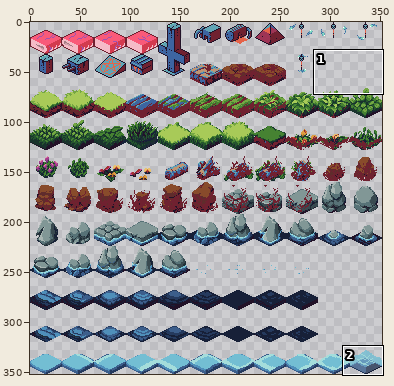
One commit to this sprite sheet: assets/tileset_terrain.png. Above, an overview of the earlier version with the close-up marked.
Close-up. As it was:
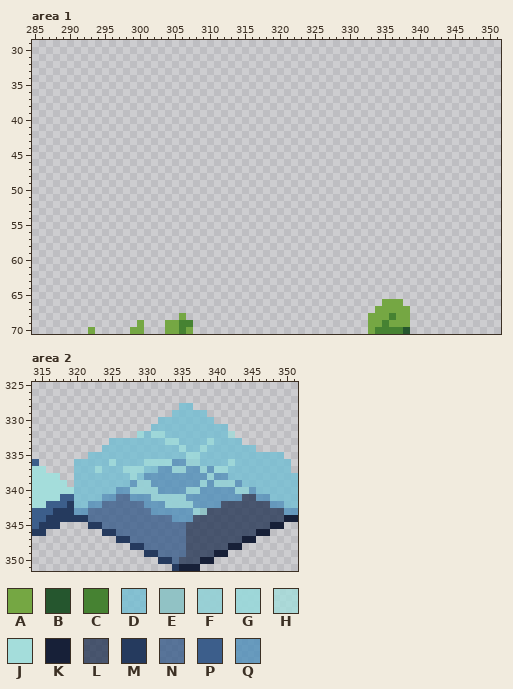
The file is 352x352 pixels. Shown: area 1: x 285..351, y 29..70; area 2: x 314..351, y 325..351. The commit also changed other parts of the picture, which this record leaves out.
Palette (. is transparent): A #75a743  B #25562e  C #468232  D #73bed3cd  E #8fc2c5f5  F #96d0d5f5  G #9cd7d9f5  H #a4dddbcd  J #a4dddb  K #172038  L #293957cd  M #253a5e  N #3c5e8bcd  P #3c5e8b  Q #4f8fbacd
New version:
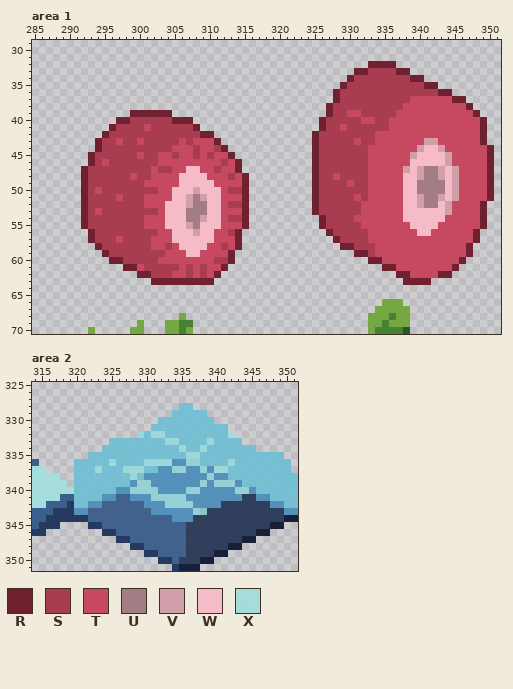
Colours new in this view: R #702130  S #a83d52  T #c74861  U #a37c84  V #d19fa9  W #f5bbc7  X #a4dddbf5
What changed:
colour D: #73bed3cd -> #73bed3f5
colour E: #8fc2c5f5 -> #8fc2c5
colour F: #96d0d5f5 -> #96d0d5
colour G: #9cd7d9f5 -> #9cd7d9
colour L: #293957cd -> #293957f5
colour N: #3c5e8bcd -> #3c5e8bf5
colour Q: #4f8fbacd -> #4f8fbaf5
Changed rows in their new state; - is a pixel that keeps its letter.
Area 1:
first column x 292:
32 -----------------------------------------RRRR--------------
33 ---------------------------------------RRSSSSRR------------
34 --------------------------------------RSSSSSSSSRR----------
35 -------------------------------------RSSSSSSSSSSSRR--------
36 ------------------------------------RSSSSSSSSSSSSSSRR------
37 ------------------------------------RSSSSSSSSSSTTTTTTRR----
38 -----------------------------------RSSSSSSSSSSTTTTTTTTTR---
39 -------RRRRRR----------------------RSSTTSSSSSTTTTTTTTTTTR--
40 -----RRSSSSSSRRR------------------RSSSSSTTSSTTTTTTTTTTTTTR-
41 ----RSSSSTSSSSSSR-----------------RSSTSSSSSSTTTTTTTTTTTTTR-
42 ---RSSSSSSSSSSSSSRR--------------RSSSSSSSSTTTTTTTTTTTTTTTR-
43 --RSSTSSTSSSSSTSTTTR-------------RSSSSSTSSTTTTTTTVVTTTTTTR-
44 --RSSSSSSSSSSTTTSTTSR------------RSSSSSSSTTTTTTTVWWVTTTTTTR
45 -RSSSSSSTSSTTSTTSTSTTR-----------RSSSSSSSTTTTTTVWWWWVTTTTTR
46 -RSTSSSSSSSTTTTTTTTTSTR----------RSSSSSSSTTTTTTWWWWWVTTTTTR
47 RSSSSSSSSSTSSTTWWTTSTTR----------RSSSSSSSTTTTTVWVUUVWVTTTTR
48 RSSSSSSTSSTTTTWWWWTTTSTR---------RSSTSSSSTTTTTWWVUUVWVTTTTR
49 RSSSSSSSSTTTTTWWWWWTTTTR---------RSSSSTSSTTTTTWWUUUUWVTTTTR
50 RSTSSSSSSSSTTWWWVWWWTSSR---------RSSSSSSSTTTTTWWUUUUWVTTTTR
51 RSSSSTSSSTTTTWWVUVWWTTTR---------RSSSSSTSTTTTTWWVUUVWVTTTTR
52 RSSSSSSSSTTTWWWVUUWWTSSR---------RSSSSSSTTTTTTWWVUUWVTTTTR-
53 RSTSSSSSSSSTWWWUUUWWTTTR---------RSSSSSSTTTTTTWWWWWWVTTTTR-
54 RSSSSSSSSTTTWWWUUVWWTSSR----------RSSSSTTTTTTTWWWWWWTTTTTR-
55 RSSSSSSSSTTTWWWVUWWWTTTR----------RSSSSSTTTTTTTWWWWTTTTTTR-
56 -RSSSSSSSSSTTWWWVWWTTSR------------RSSSSSTTTTTTTWWTTTTTTR--
57 -RSSSTSSSSTTTWWWWWWTTTR-------------RSSSSTTTTTTTTTTTTTTTR--
58 --RSSSSSSSTTSTWWWWTTSTR--------------RRSSSTTTTTTTTTTTTTR---
59 ---RSSSSSSSSTTTWWTTTTR-----------------RRSTTTTTTTTTTTTTR---
60 ----RRSSSSSTTTTTTTTSSR-------------------RRTTTTTTTTTTTR----
61 ------RRTSSSSSTSTSTTR----------------------RRTTTTTTTTR-----
62 --------RRSSSTTSTSTR-------------------------RRTTTTRR------
63 ----------RRRRRRRRR---------------------------RRRR---------
Area 2:
first column x 342:
332 X
Where, in picture pixels (left, top, right, bottom), the same in both close-ups:
added: (312, 61, 494, 285)
added: (81, 110, 249, 285)
changed: (74, 403, 298, 564)
